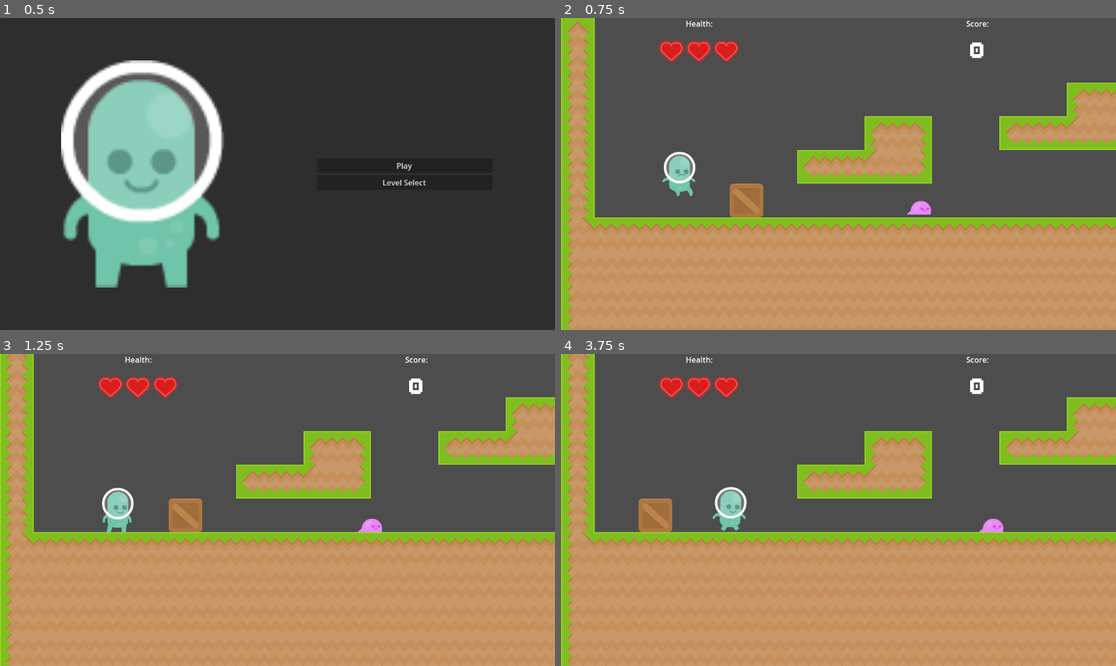
Above: before the commit, frames 1-4 (two rows, left to right).
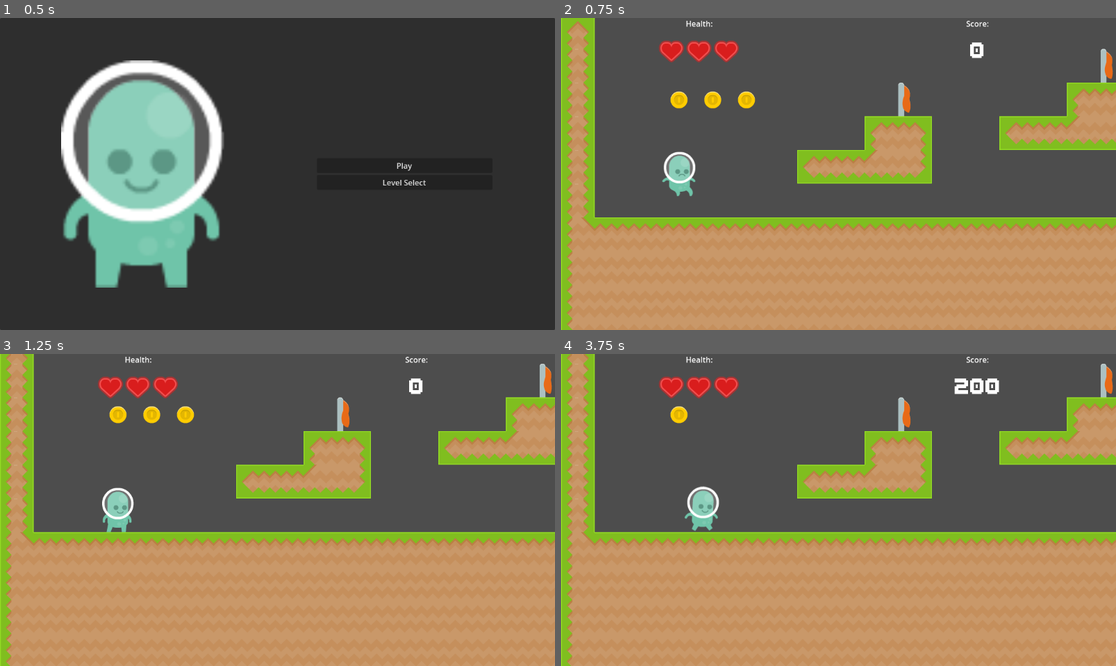
Above: after the commit, the same moments.

Repository: GreenCloversGames/Scalable-Platformer-Template
Game: Godot game, scene res://Scenes/main.tscn
Two runs of this game, one before a commit and one after it. Both use one fixed random seed, a clock stepped at 60 frames per second and the inputs below.
Inputs:
- Up to frame 1 (0.5 s): no input
- Up to frame 2 (0.75 s): click "Play" at 0.5 s
- Up to frame 3 (1.25 s): no input
- Up to frame 4 (3.75 s): tap Enter (ui_accept) at 1.25, 1.52, 2.27 s; hold D (move_right) 1.28-2.78 s; tap E (interact) every 0.75 s from 1.35 to 3.6 s; hold A (move_left) 2.78-3.53 s; hold D (move_right) from 3.53 s (still down)

Frame 1 is identical in both runs. In frame 2, 1.6% of the frame differs, in the area x 19-100%, y 9-64%; in frame 3, 1.6%; in frame 4, 2.8%, in the area x 13-100%, y 3-58%.

Commit message:
Update test_level.tscn

Diff:
--- a/Scenes/Levels/test_level.tscn
+++ b/Scenes/Levels/test_level.tscn
@@ -5,7 +5,13 @@
 [node name="TestLevel" instance=ExtResource("1_qix1k")]
 
 [node name="TileMap" parent="." index="0"]
-layer_0/tile_data = PackedInt32Array(589840, 589824, 2, 5243 …(4408 unchanged characters)… , 3, 196636, 65536, 2, 65566, 65536, 3, 327684, 1, 393216, 327689, 2, 65536)
+layer_0/tile_data = PackedInt32Array(589840, 589824, 2, 5243 …(4408 unchanged characters)… , 3, 196636, 65536, 2, 65566, 65536, 3, 131081, 1, 196608, 65551, 1, 196608, 327680, 1, 327680, 131075, 1, 262144, 131076, 1, 262144, 131074, 1, 262144)
 
 [connection signal="changed" from="TileMap" to="." method="_on_tile_map_changed"]
 [connection signal="body_entered" from="TileMap/Exit" to="TileMap/Exit" method="_on_body_entered"]
+[connection signal="body_entered" from="TileMap/Checkpoint" to="TileMap/Checkpoint" method="_on_body_entered"]
+[connection signal="body_entered" from="TileMap/@Area2D@37991" to="TileMap/@Area2D@37991" method="_on_body_entered"]
+[connection signal="body_entered" from="TileMap/DeathZone" to="TileMap/DeathZone" method="_on_body_entered"]
+[connection signal="body_entered" from="TileMap/Collectable" to="TileMap/Collectable" method="_on_body_entered"]
+[connection signal="body_entered" from="TileMap/@Area2D@37992" to="TileMap/@Area2D@37992" method="_on_body_entered"]
+[connection signal="body_entered" from="TileMap/@Area2D@37993" to="TileMap/@Area2D@37993" method="_on_body_entered"]
